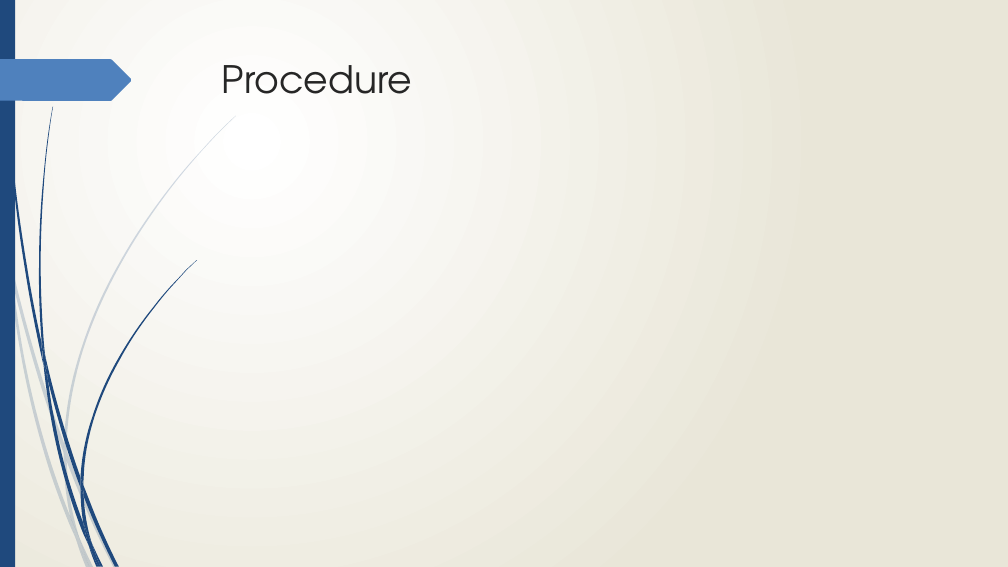
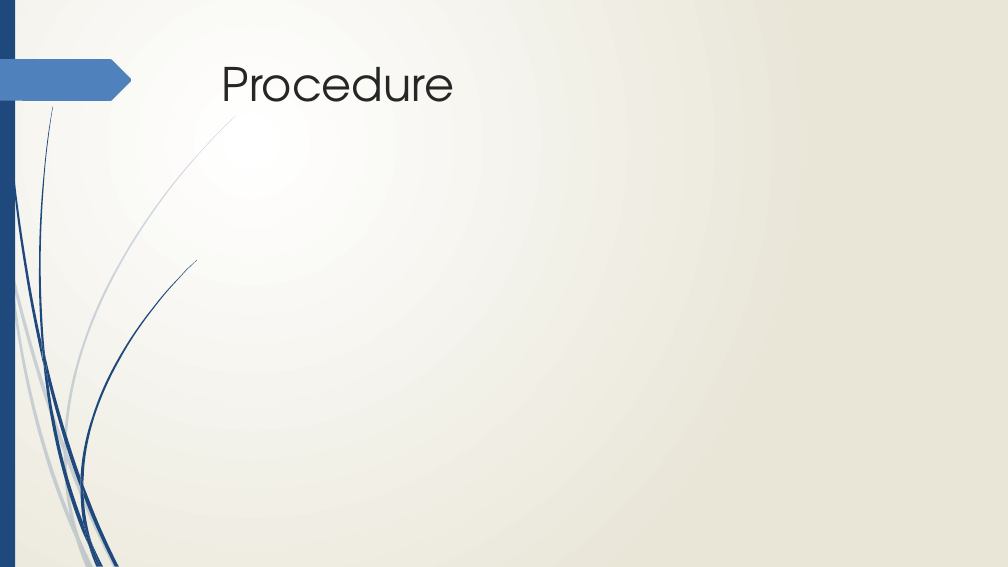
Before and after one commit to Jmr-Work/Pivotal_Presentation, a slide deck: slide 10 of Suppl/Pivotal Presentation - DTECTS.pptx (slide 9 before the commit). Drawn at 1008x567 pixels with LibreOffice and Linux fonts; fonts in the diff are those of the drawing. Boxes give left, top, right and bottom in pixels: in the first picture for what was removed or moved away, otherwise in the second. Text is boxed around its words. In the diff, an @@ line names an element or a change of style, - is before the commit and + after.

```diff
--- a/Suppl/Pivotal Presentation - DTECTS.pptx
+++ b/Suppl/Pivotal Presentation - DTECTS.pptx
@@ title "Procedure" at <box>222,67,454,102</box>: size 36 to 44 pt @@
```
Also in this commit, not shown: 1 other slide changed, 1 slide added.
